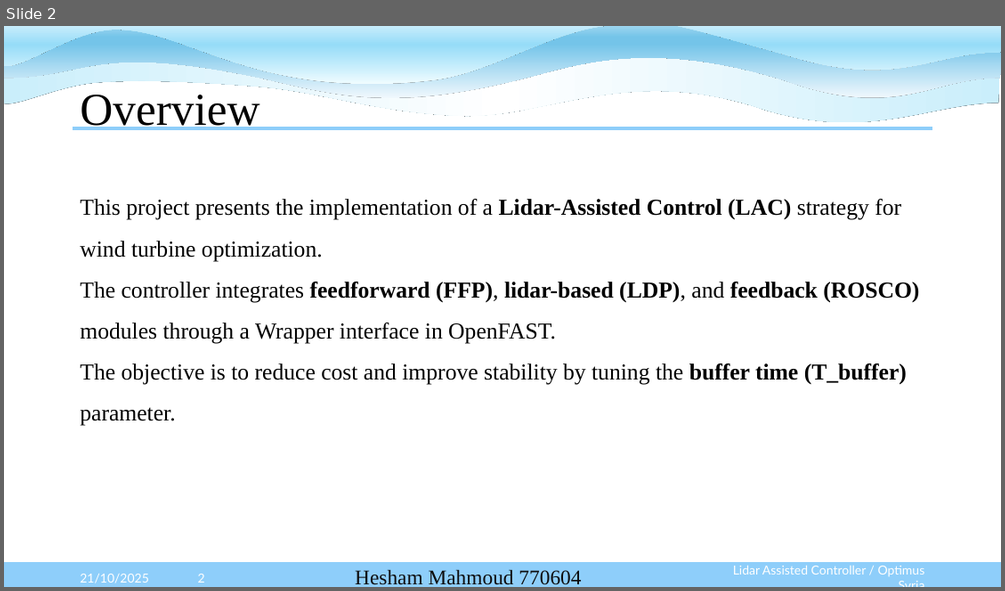
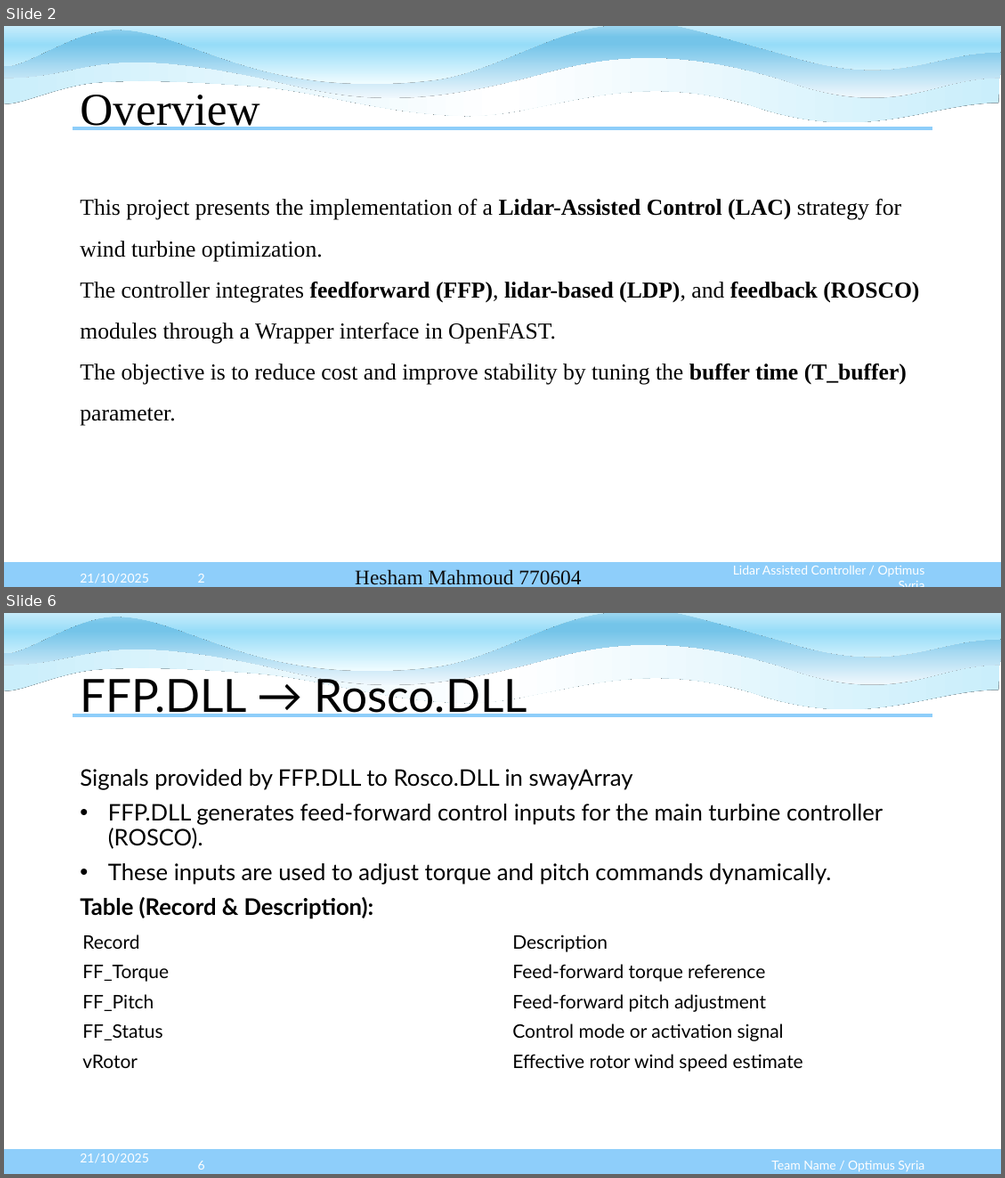
Before and after one commit to Karim-bakhtyar/Optimus-Syria-WEC, a slide deck: 3_Presentations/week 4/Week4 Lidar assisted control.pptx. Shown one above the other, each under a label of ours: slide 2 before the commit, slides 2 and 6 after it; the slides between them are not shown. The pictures are 1005x591 and 1005x1178 pixels, drawn with LibreOffice and Linux fonts; fonts in the diff are those of the drawing. Boxes give left, top, right and bottom in pixels: in the first picture for what was removed or moved away, otherwise in the second. Text is boxed around its words. In the diff, an @@ line names an element or a change of style, - is before the commit and + after.

```diff
--- a/3_Presentations/week 4/Week4 Lidar assisted control.pptx
+++ b/3_Presentations/week 4/Week4 Lidar assisted control.pptx
@@ slide 6 added at <box>4,613,1001,1174</box>, background #FFFFFF; not listed: 8 template elements that a slide beside it also shows @@
@@ title added at <box>80,672,527,717</box>, 44 pt, text #000000 @@
+FFP.DLL → Rosco.DLL
@@ text added at <box>80,769,882,919</box>, 22 pt, text #000000 @@
+Signals provided by FFP.DLL to Rosco.DLL in swayArray
+• FFP.DLL generates feed-forward control inputs for the main turbine controller (ROSCO).
+• These inputs are used to adjust torque and pitch commands dynamically.
+Table (Record & Description):
@@ table added at <box>75,926,935,1076</box>, 5 rows, 2 columns @@
+Record | Description
+FF_Torque | Feed-forward torque reference
+FF_Pitch | Feed-forward pitch adjustment
+FF_Status | Control mode or activation signal
+vRotor | Effective rotor wind speed estimate
@@ text added at <box>80,1153,148,1163</box>, 12 pt, text #FFFFFF @@
+21/10/2025
@@ page number added at <box>198,1160,205,1169</box>, 12 pt, text #FFFFFF @@
+6
@@ text added at <box>771,1160,924,1172</box>, 12 pt, text #FFFFFF @@
+Team Name / Optimus Syria
```
Also in this commit, not shown: 2 slides changed, 4 other slides added, 7 slides removed.
